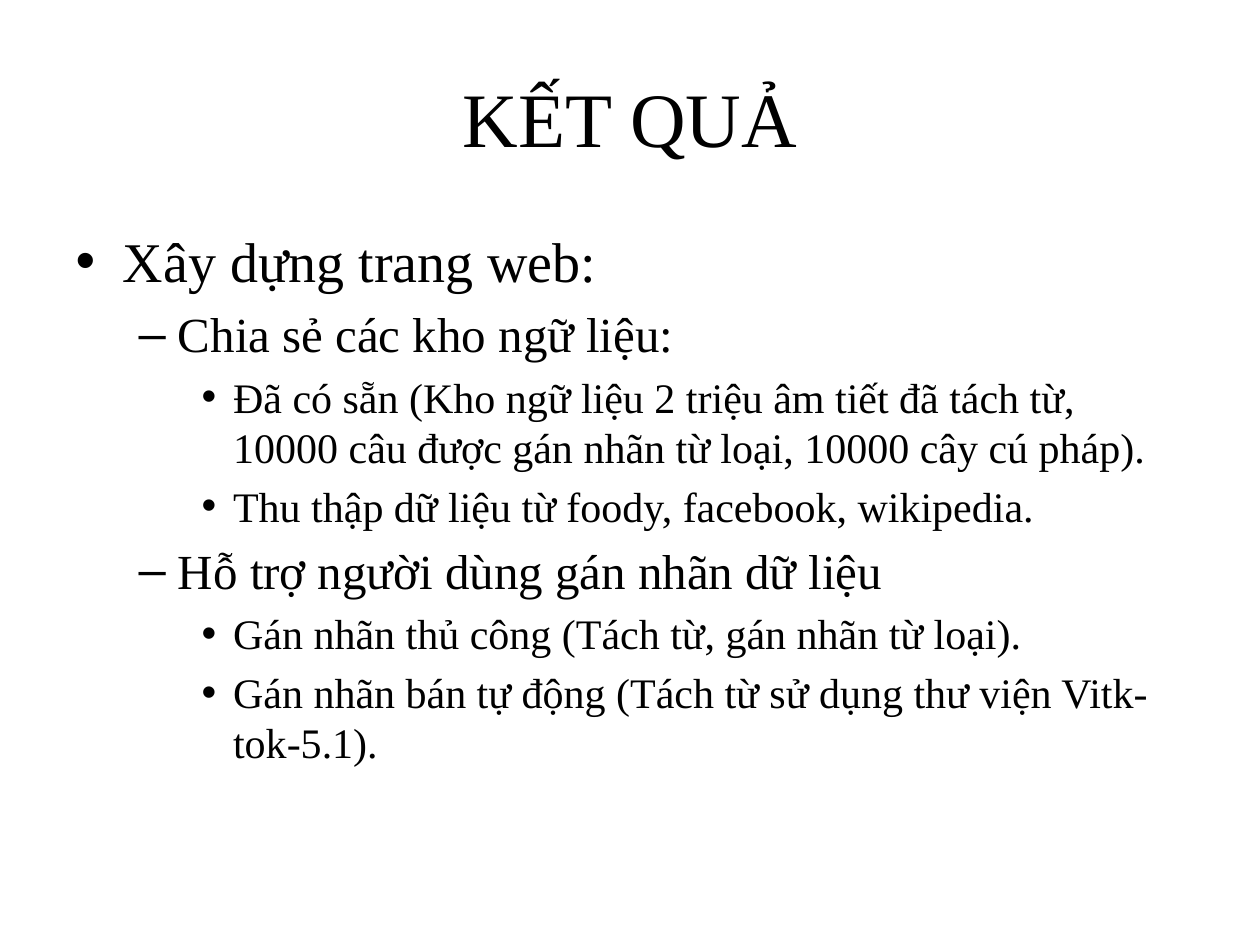
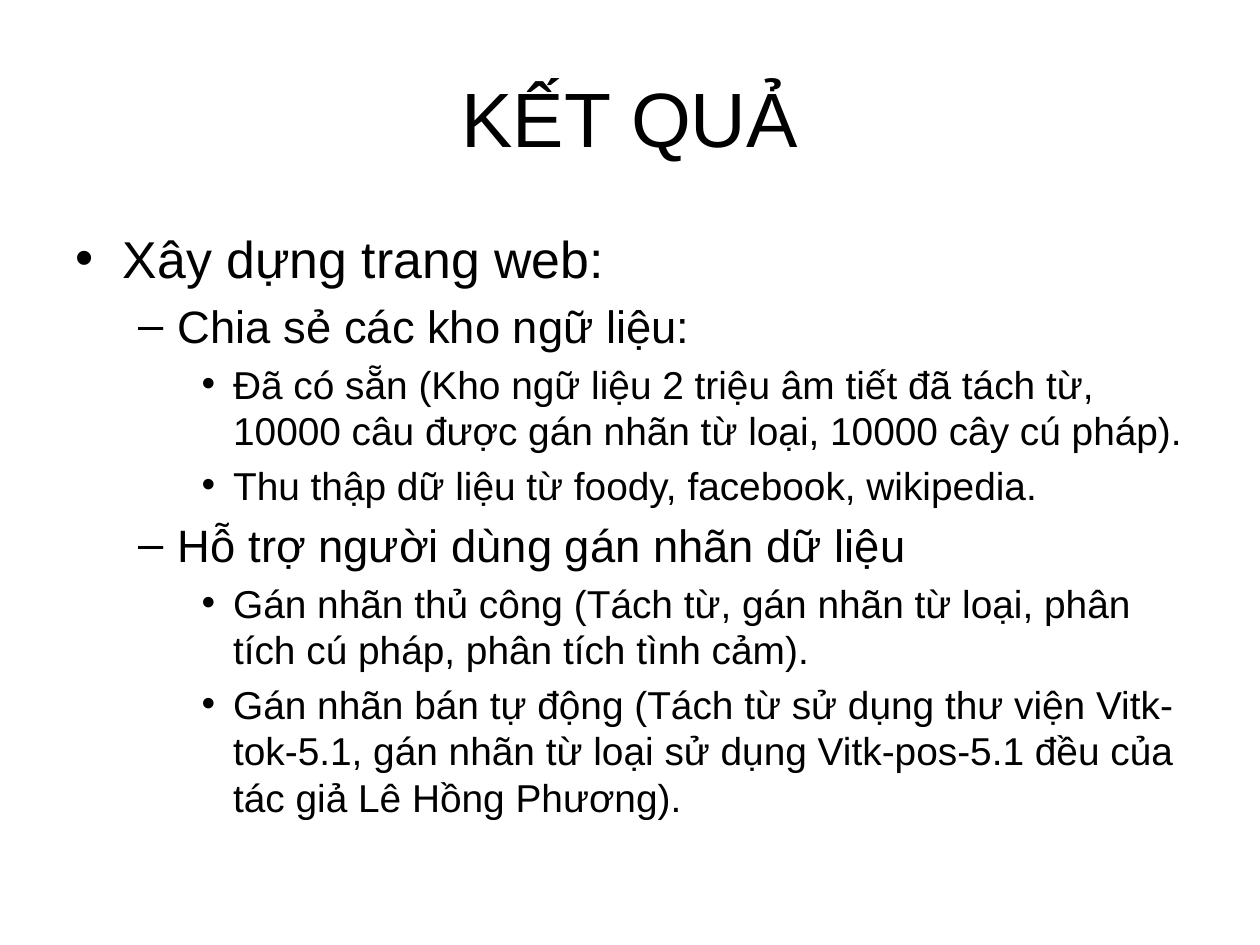
Before and after one commit to PVT961996/Web_VNLP, a slide deck: slide 15 of Khoaluan_doc/Bao_cao_khoa_hoc.pptx (slide 13 before the commit). Drawn at 1260x945 pixels with LibreOffice and Linux fonts; fonts in the diff are those of the drawing; background and template pictures are left out. Boxes give left, top, right and bottom in pixels: in the first picture for what was removed or moved away, otherwise in the second. Text is boxed around its words. In the diff, an @@ line names an element or a change of style, - is before the commit and + after.

```diff
--- a/Khoaluan_doc/Bao_cao_khoa_hoc.pptx
+++ b/Khoaluan_doc/Bao_cao_khoa_hoc.pptx
@@ title "KẾT QUẢ" at <box>462,86,798,162</box>: font Times New Roman to Arial @@
@@ text at <box>123,240,1182,571</box>: size 32 to 29.6 pt in "Xây dựng trang web:"; font Times New Roman to Arial in "Xây dựng trang web:", "Chia sẻ các kho ngữ liệu:", "Đã có sẵn (Kho ngữ liệu 2 ...", "Thu thập dữ liệu từ foody, facebook, ..." and 1 more places; size 28 to 25.9 pt in "Chia sẻ các kho ngữ liệu:", "Hỗ trợ người dùng gán nhãn dữ ..."; size 24 to 22.2 pt in "Đã có sẵn (Kho ngữ liệu 2 ...", "Thu thập dữ liệu từ foody, facebook, ..." @@
@@ text at <box>233,588,1173,819</box>: text changed; size 24 to 22.2 pt; font Times New Roman to Arial @@
-    • Gán nhãn thủ công (Tách từ, gán nhãn từ loại).
-    • Gán nhãn bán tự động (Tách từ sử dụng thư viện Vitk-tok-5.1).
+    • Gán nhãn thủ công (Tách từ, gán nhãn từ loại, phân tích cú pháp, phân tích tình cảm).
+    • Gán nhãn bán tự động (Tách từ sử dụng thư viện Vitk-tok-5.1, gán nhãn từ loại sử dụng Vitk-pos-5.1 đều của tác giả Lê Hồng Phương).
```
Also in this commit, not shown: 18 other slides changed, 5 slides added, 1 slide removed, 15 other files.
